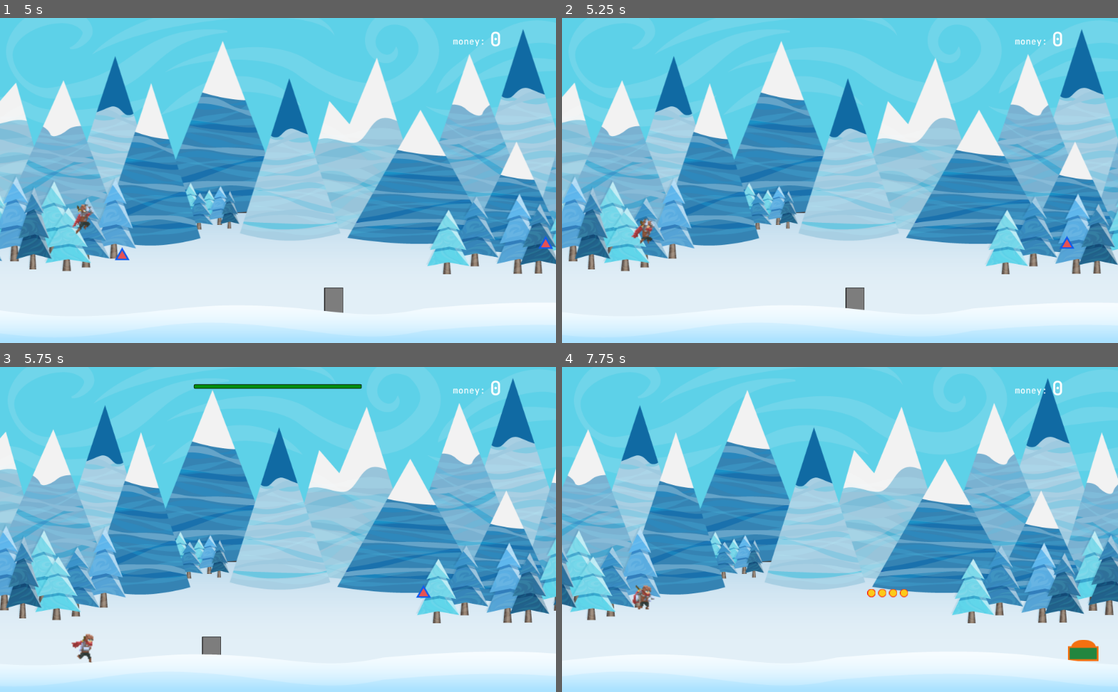
Above: before the commit, frames 1-4 (two rows, left to right).
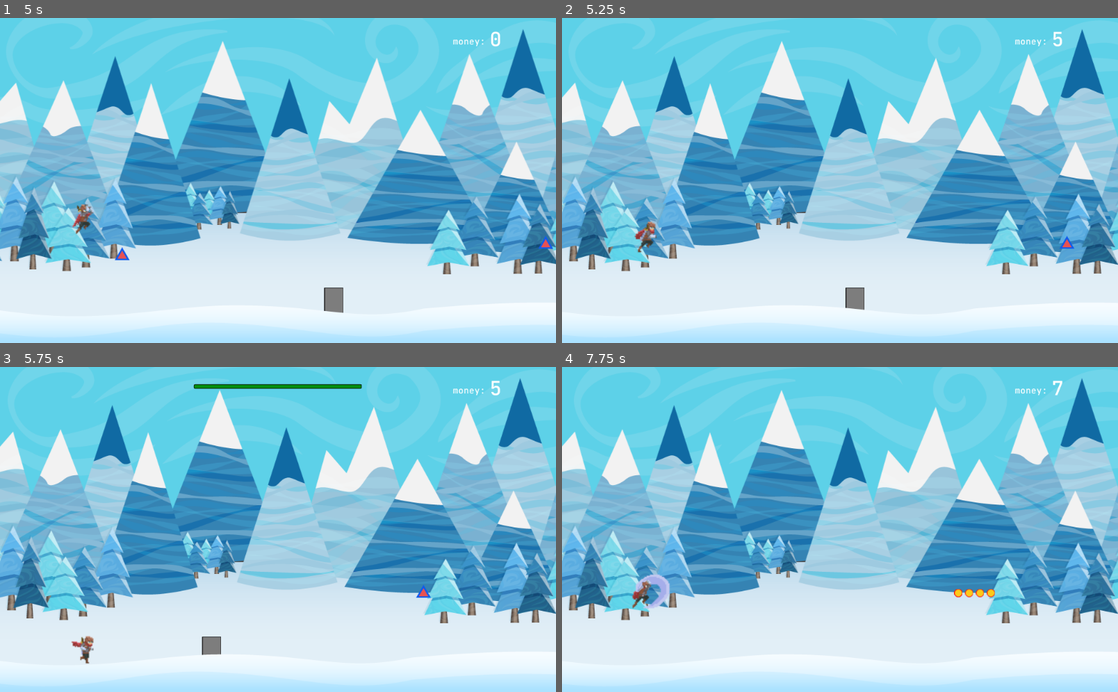
Above: after the commit, the same moments.

Repository: 1shevelov/Monster-Farm-prototype
Game: Godot game, scene res://Game.tscn
Same seed, same stepped clock (60 frames per second), same inputs: the game is played once before the commit and once after it. Sound files missing from this copy of the repository are replaced by a short silence.
Inputs:
- Up to frame 1 (5 s): tap Space (jump) at 0.77, 1.52, 3.02, 3.77, 4.52 s
- Up to frame 2 (5.25 s): no input
- Up to frame 3 (5.75 s): no input
- Up to frame 4 (7.75 s): tap Space (jump) at 6.02, 6.77, 7.52 s

Frame 1 is identical in both runs. In frame 2, 1.9% of the frame differs, in the area x 0-100%, y 3-90%; in frame 3, 17%; in frame 4, 39%, in the area x 0-100%, y 3-91%.
Error before the commit: Invalid call. Nonexistent function 'has' in base 'KinematicBody2D (Avatar.gd)'. (res://avatar/Avatar.gd:124)

Commit message:
Avatar/objects interactions fixed

Diff:
--- a/assets/objects/weapons.json
+++ b/assets/objects/weapons.json
@@ -5,7 +5,8 @@
 			"min": 5,
 			"max": 8
 		},
-		"delay": 1.0
+		"delay": 1.0,
+		"probability": 0.95
 	},
 	"1": {
 		"name": "sword",
@@ -19,7 +20,8 @@
 	"2": {
 		"name": "trimob's talons",
 		"damage": 5,
-		"one-time": true
+		"one-time": true,
+		"probability": 0.5
 	},
 	"3": {
 		"name": "treasure chest's explosion",
--- a/avatar/Avatar.gd
+++ b/avatar/Avatar.gd
@@ -118,19 +118,8 @@
 
 
 func _on_Area2D_body_entered(body):
-	if body is StaticBody2D:
-		if state != START:
-			state = RUN
-	elif body.has("OBJECT_TYPE"):
-		match body.OBJECT_TYPE:
-			Globals.object_type.COIN:
-				pass
-			Globals.object_type.ONE_HIT_MOB:
-				on_hitting_one_hit_mob(body)
-			Globals.object_type.MOB, Globals.object_type.OBSTACLE:
-				on_being_attacked(body)
-	else:
-		print_debug("Unknown body collided: ", body)
+	if body is StaticBody2D and state != START:
+		state = RUN
 
 
 func _on_Area2D_body_exited(_body):
@@ -152,18 +141,28 @@
 	Signals.emit_signal("update_money", money)
 
 
-func on_being_attacked(attacking_node: Node2D):
-	print("Avatar is under attack from ", attacking_node)
+func on_attacked(attacking_node: Node2D, node_type: String) -> void:
+	print_debug("Avatar is under attack")
+	attacked_node = attacking_node
+	match node_type:
+		"Obstacle", "Mob":
+			print("Avatar is attacking an obstacle ", attacking_node)
+			attack_hp_object()
+		"OneHitMob":
+			print(attacking_node, " killed")
+			attack_one_hit_mob()
+		_:
+			print("Avatar attacked a ", attacking_node)
+
+
+func attack_hp_object() -> void:
 	state = ATTACK
-	attacked_node = attacking_node
 	Globals.world_speed = Globals.ZERO_WORLD_SPEED
 	$AttackTimer.start()
 	Signals.emit_signal("world_stopped")
 
 
-func on_hitting_one_hit_mob(one_hit_mob: Node2D) -> void:
-	print(one_hit_mob, " killed")
-	attacked_node = one_hit_mob
+func attack_one_hit_mob() -> void:
 #	animation.stop()
 	animation.play("AirAttack")
 
@@ -176,7 +175,7 @@
 
 
 # when receiving damage from object's weapon
-func on_avatar_attacked(attacking_node: Node2D, damage: int) -> void:
+func on_damaged(attacking_node: Node2D, damage: int) -> void:
 	print("Avatar is attacked by %s for %s damage" % [attacking_node, damage])
 	$hp.receive_damage(damage)
 	if $hp.is_dead():
--- a/objects/Coin.gd
+++ b/objects/Coin.gd
@@ -1,6 +1,4 @@
 extends "../scripts/ScrollMovement.gd"
-
-const OBJECT_TYPE = Globals.object_type.COIN
 
 onready var pickup_sound := $PickupSound
 
--- a/objects/Obstacle.gd
+++ b/objects/Obstacle.gd
@@ -1,9 +1,8 @@
 extends "../scripts/ScrollMovement.gd"
 
-signal avatar_attacked  # on this.weapon attacking avatar
+signal avatar_attacked # on collision
+signal avatar_damaged  # on this.weapon attacking avatar
 signal destroyed  # on this destoyed
-
-const OBJECT_TYPE = Globals.object_type.OBSTACLE
 
 var avatar_node: Node2D
 
@@ -61,11 +60,14 @@
 
 func connect_to_avatar() -> void:
 # warning-ignore:return_value_discarded
-	connect("destroyed", avatar_node, "on_object_destroyed", [self, money], \
+	connect("avatar_attacked", avatar_node, "on_attacked", [], \
 	CONNECT_ONESHOT + CONNECT_DEFERRED)
-	if has_weapon and connect("avatar_attacked", \
-	avatar_node, "on_avatar_attacked", [self], CONNECT_DEFERRED):
+	if has_weapon and connect("avatar_damaged", \
+	avatar_node, "on_damaged", [], CONNECT_DEFERRED):
 		$Weapon.attack_start()
+# warning-ignore:return_value_discarded
+	connect("destroyed", avatar_node, "on_object_destroyed", [], \
+	CONNECT_ONESHOT + CONNECT_DEFERRED)
 
 
 func _on_Collision_body_entered(some_node: Node) -> void:
@@ -75,6 +77,7 @@
 			hit_sound.play()
 		$hp.show_ui()
 		connect_to_avatar()
+		emit_signal("avatar_attacked", self, "Obstacle")
 
 
 func _on_VisibilityNotifier2D_screen_exited() -> void:
@@ -86,7 +89,7 @@
 	if money > 0 and not Globals.SILENT_MODE:
 		money_sound.play()
 #		die effect or sound?
-	disconnect("avatar_attacked", avatar_node, "on_avatar_attacked")
+#	disconnect("avatar_damaged", avatar_node, "on_damaged")
 	queue_free()
 
 
@@ -97,4 +100,4 @@
 
 
 func on_weapon_attacked(damage: int) -> void:
-	emit_signal("avatar_attacked", self, damage)
+	emit_signal("avatar_damaged", self, damage)
--- a/objects/OneHitMob.gd
+++ b/objects/OneHitMob.gd
@@ -1,9 +1,8 @@
 extends "../scripts/ScrollMovement.gd"
 
-signal avatar_attacked  # on this.weapon attacking avatar
+signal avatar_attacked # on collision
+signal avatar_damaged  # on this.weapon attacking avatar
 signal destroyed  # on this destoyed
-
-const OBJECT_TYPE = Globals.object_type.ONE_HIT_MOB
 
 onready var hit_sound := $HitSound
 onready var money_sound := $MoneySound
@@ -48,17 +47,21 @@
 
 func connect_to_avatar() -> void:
 # warning-ignore:return_value_discarded
-	connect("destroyed", avatar_node, "on_object_destroyed", [self, money], \
+	connect("avatar_attacked", avatar_node, "on_attacked", [], \
 	CONNECT_ONESHOT + CONNECT_DEFERRED)
-	if has_weapon and connect("avatar_attacked", \
-	avatar_node, "on_avatar_attacked", [self], CONNECT_ONESHOT + CONNECT_DEFERRED):
+	if has_weapon and connect("avatar_damaged", \
+	avatar_node, "on_damaged", [], CONNECT_ONESHOT + CONNECT_DEFERRED):
 		$Weapon.attack_stop()
+# warning-ignore:return_value_discarded
+	connect("destroyed", avatar_node, "on_object_destroyed", [], \
+	CONNECT_ONESHOT + CONNECT_DEFERRED)
 
 
 func _on_Collision_body_entered(some_node: Node):
 	if some_node.name == Globals.AVATAR_NODE_NAME:
 		avatar_node = some_node
 		connect_to_avatar()
+		emit_signal("avatar_attacked", self, "OneHitMob")
 		hide()
 		if not Globals.SILENT_MODE:
 			hit_sound.play()
@@ -74,4 +77,4 @@
 
 
 func on_weapon_attacked(damage: int) -> void:
-	emit_signal("avatar_attacked", self, damage)
+	emit_signal("avatar_damaged", self, damage)
--- a/scripts/Globals.gd
+++ b/scripts/Globals.gd
@@ -24,9 +24,9 @@
 
 const AVATAR_NODE_NAME = "Avatar"
 
-enum object_type {
-	COIN,
-	OBSTACLE,
-	ONE_HIT_MOB,
-	MOB
-}
+const OBJECTS_NAMES = [
+	"Coin",
+	"Obstacle",
+	"OneHitMon",
+	"Mob"
+]
